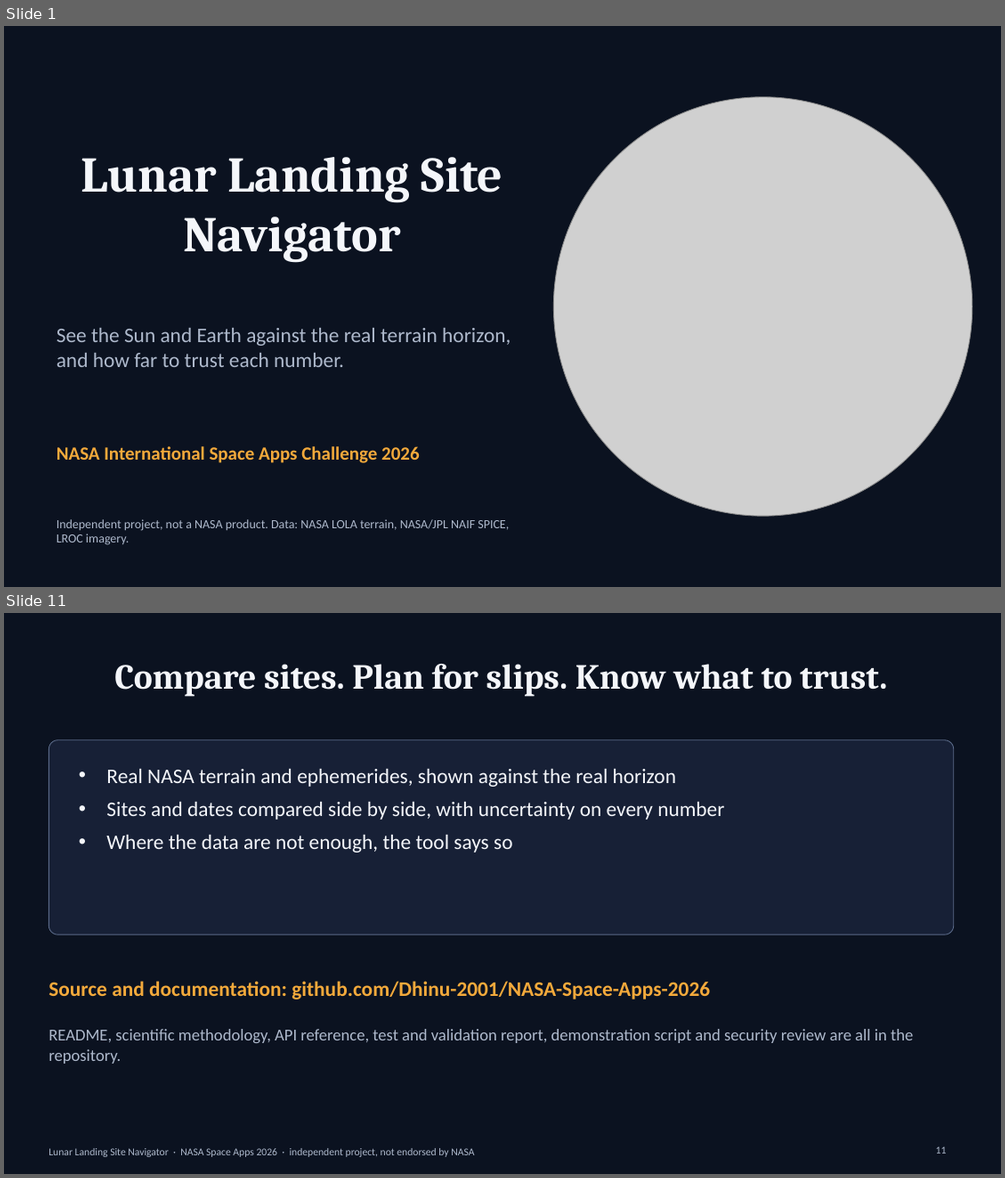
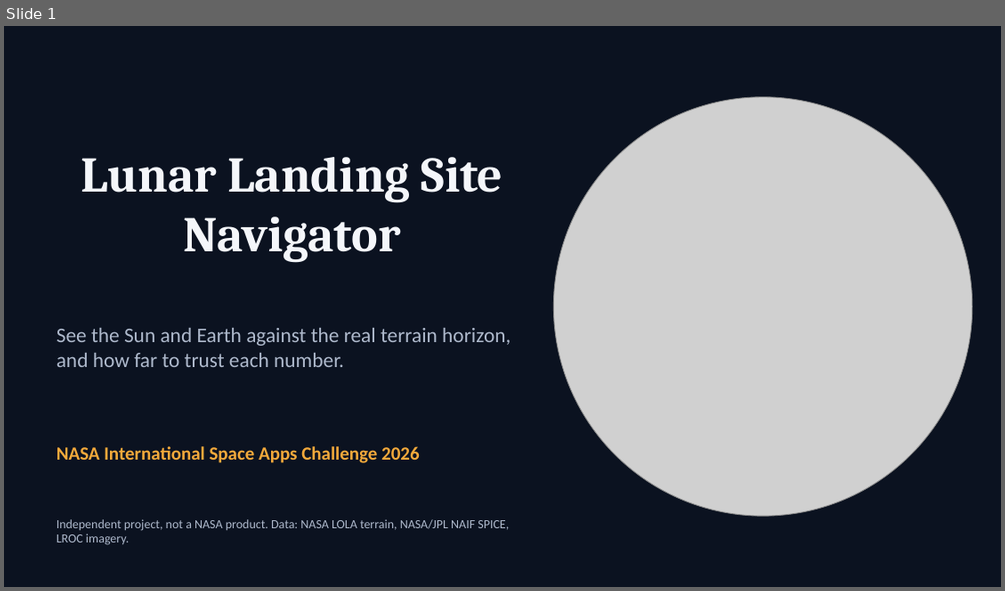
Before and after one commit to Dhinu-2001/NASA-Space-Apps-2026, a slide deck: docs/stage11/presentation/Lunar_Landing_Site_Navigator.pptx. Shown one above the other, each under a label of ours: slides 1 and 11 before the commit, slide 1 after it; the slides between them are not shown. The pictures are 1005x1178 and 1005x591 pixels, drawn with LibreOffice and Linux fonts; fonts in the diff are those of the drawing; grey boxes stand for pictures. Boxes give left, top, right and bottom in pixels: in the first picture for what was removed or moved away, otherwise in the second. Text is boxed around its words. In the diff, an @@ line names an element or a change of style, - is before the commit and + after.

```diff
--- a/docs/stage11/presentation/Lunar_Landing_Site_Navigator.pptx
+++ b/docs/stage11/presentation/Lunar_Landing_Site_Navigator.pptx
@@ slide 11 removed at (4,613,1001,1174), background #0B1220 @@
@@ title removed at (114,664,887,697) @@
-Compare sites. Plan for slips. Know what to trust.
@@ rounded rectangle removed at (48,740,954,934) @@
@@ text removed at (106,768,724,852) @@
-• Real NASA terrain and ephemerides, shown against the real horizon
-• Sites and dates compared side by side, with uncertainty on every number
-• Where the data are not enough, the tool says so
@@ text removed at (48,981,710,999) @@
-Source and documentation: github.com/Dhinu-2001/NASA-Space-Apps-2026
@@ text removed at (48,1029,913,1063) @@
-README, scientific methodology, API reference, test and validation report, demonstration script and security review are all in the repository.
@@ page number removed at (936,1146,947,1153) @@
-11
@@ text removed at (48,1148,474,1157) @@
-Lunar Landing Site Navigator · NASA Space Apps 2026 · independent project, not endorsed by NASA
```
Also in this commit, not shown: 6 slides changed, 6 other slides removed, 2 other files.
